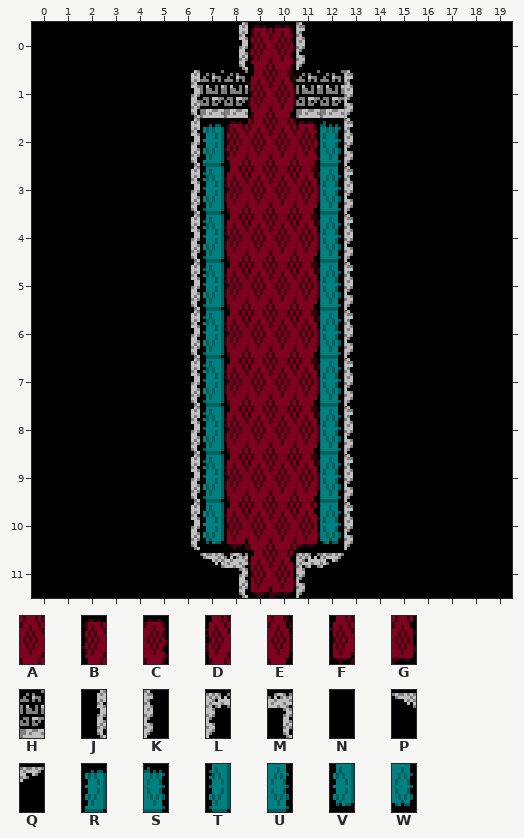
Tiled map, stored at tiled/castle_room_2.tmx. The picture above is the old version.
Cells are 8x16 px. Shown: x 0..19, y 0..11.
Key: from "castle_carpet": A 0, B 1, C 3, D 4, E 5, F 6, G 8; from "castle_stone": H 0, J 3, K 4, L 5, M 7, N 8, P 9, Q 10; from "castle_tile": R 1, S 3, T 4, U 5, V 6, W 8.
_ is an empty cell.
Layer "Tile Layer 1" before, first column x 0:
 0 NNNNNNNNJBCKNNNNNNNN
 1 NNNNNNJHHDEHHKNNNNNN
 2 NNNNNNJRBAACSKNNNNNN
 3 NNNNNNJTDAAEUKNNNNNN
 4 NNNNNNJTDAAEUKNNNNNN
 5 NNNNNNJTDAAEUKNNNNNN
 6 NNNNNNJTDAAEUKNNNNNN
 7 NNNNNNJTDAAEUKNNNNNN
 8 NNNNNNJTDAAEUKNNNNNN
 9 NNNNNNJTDAAEUKNNNNNN
10 NNNNNNJVFAAGWKNNNNNN
11 NNNNNNNPMFGLQNNNNNNN
The result:
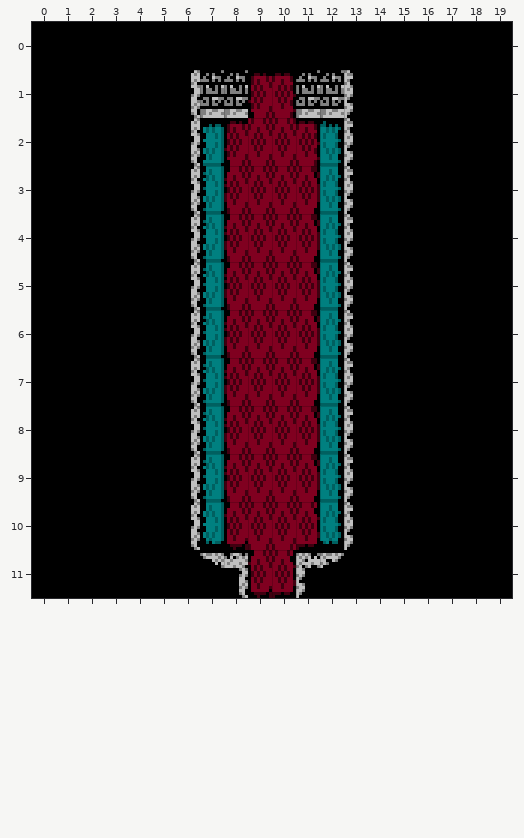
Changes in this commit:
Layer "Tile Layer 1":
Tile D gives way to tile B in row 1 at x 9.
Tile E gives way to tile C in row 1 at x 10.
Tile B gives way to tile N in row 0 at x 9.
Tile C gives way to tile N in row 0 at x 10.
Tile J gives way to tile N in row 0 at x 8.
Tile K gives way to tile N in row 0 at x 11.
Boxes around the changes in both pictures, in picture pixels (x1, y1, x2, y2):
changed: (239, 22, 305, 118)
